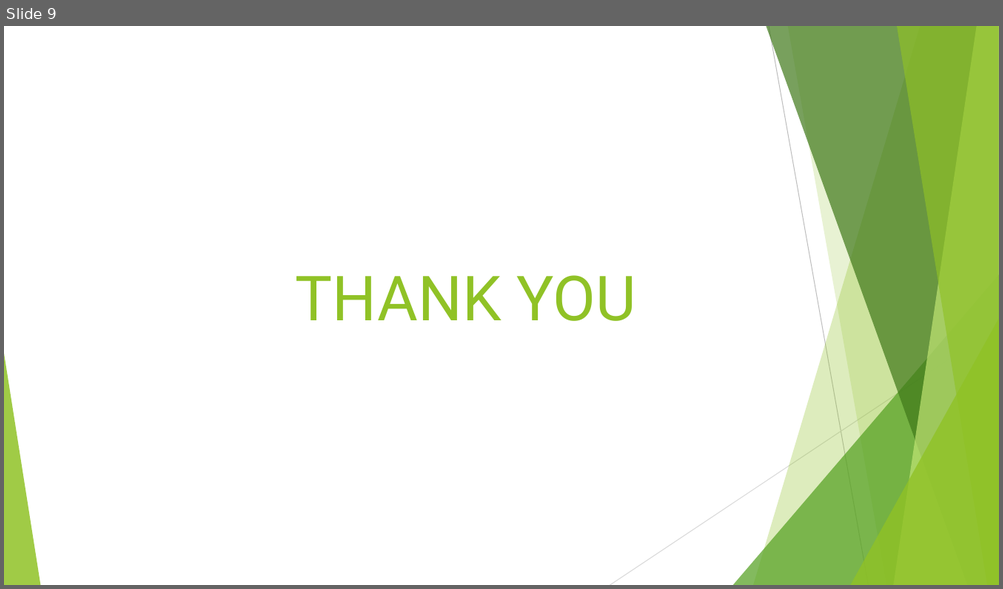
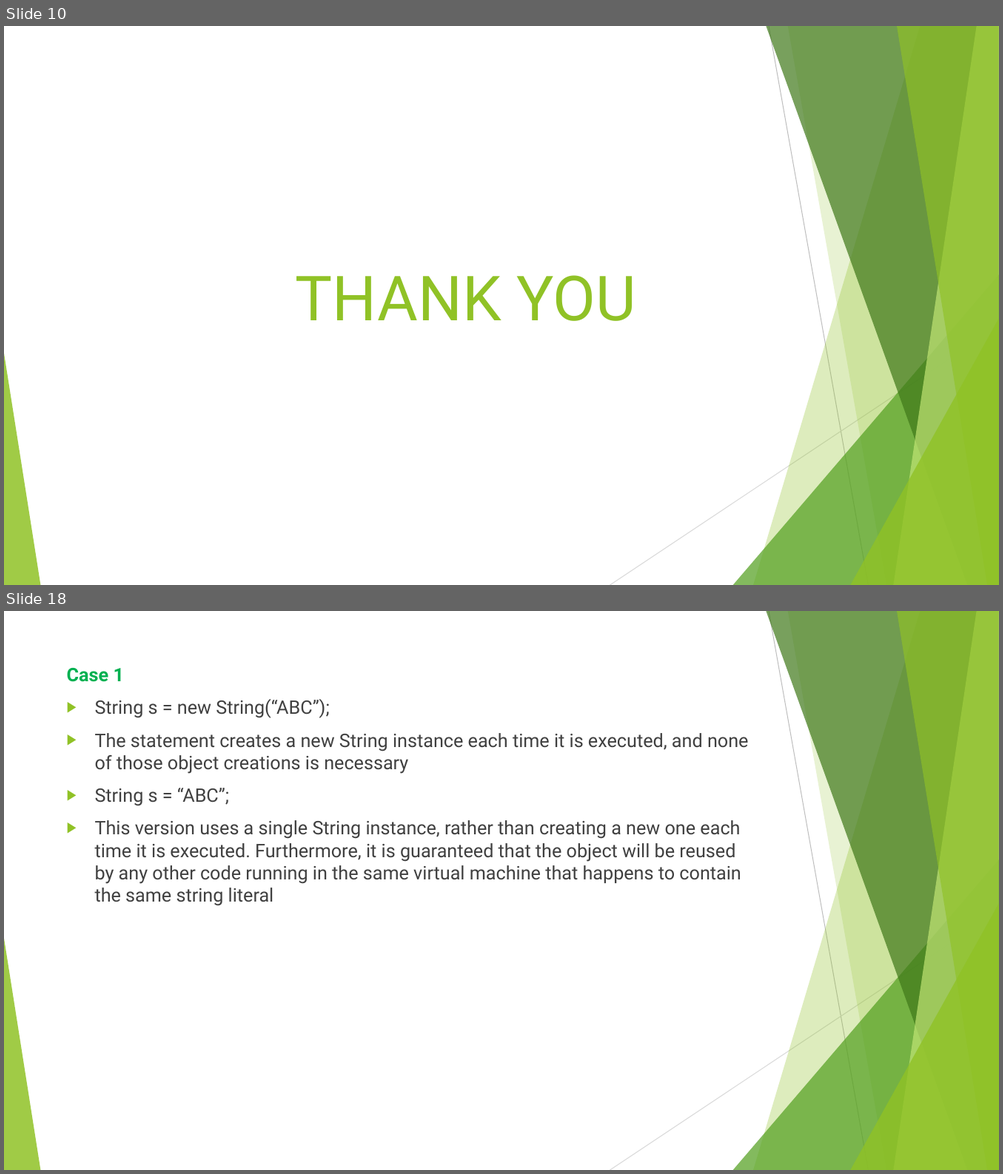
Before and after one commit to chinthanabt/EffectiveJava, a slide deck: EffectiveJava.pptx. Shown one above the other, each under a label of ours: slide 9 before the commit, slides 10 and 18 after it; the slides between them are not shown. The pictures are 1003x589 and 1003x1174 pixels, drawn with LibreOffice and Linux fonts; fonts in the diff are those of the drawing. Boxes give left, top, right and bottom in pixels: in the first picture for what was removed or moved away, otherwise in the second. Text is boxed around its words. In the diff, an @@ line names an element or a change of style, - is before the commit and + after.

```diff
--- a/EffectiveJava.pptx
+++ b/EffectiveJava.pptx
@@ slide 18 added at (4,611,999,1170), background #FFFFFF; not listed: 10 template elements that a slide beside it also shows @@
@@ text added at (67,668,748,906), 18 pt, text #404040 @@
+Case 1
+▶ String s = new String(“ABC”);
+▶ The statement creates a new String instance each time it is executed, and none of those object creations is necessary
+▶ String s = “ABC”;
+▶ This version uses a single String instance, rather than creating a new one each time it is executed. Furthermore, it is guaranteed that the object will be reused by any other code running in the same virtual machine that happens to contain the same string literal
@@ what was slide 9 is now slide 10 @@
```
Also in this commit, not shown: 11 other slides added.
